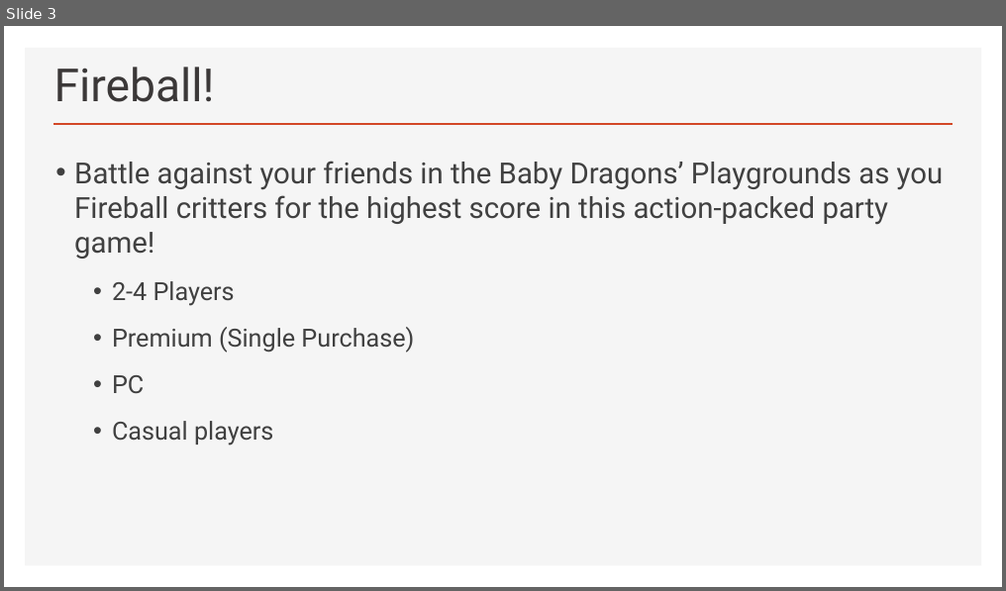
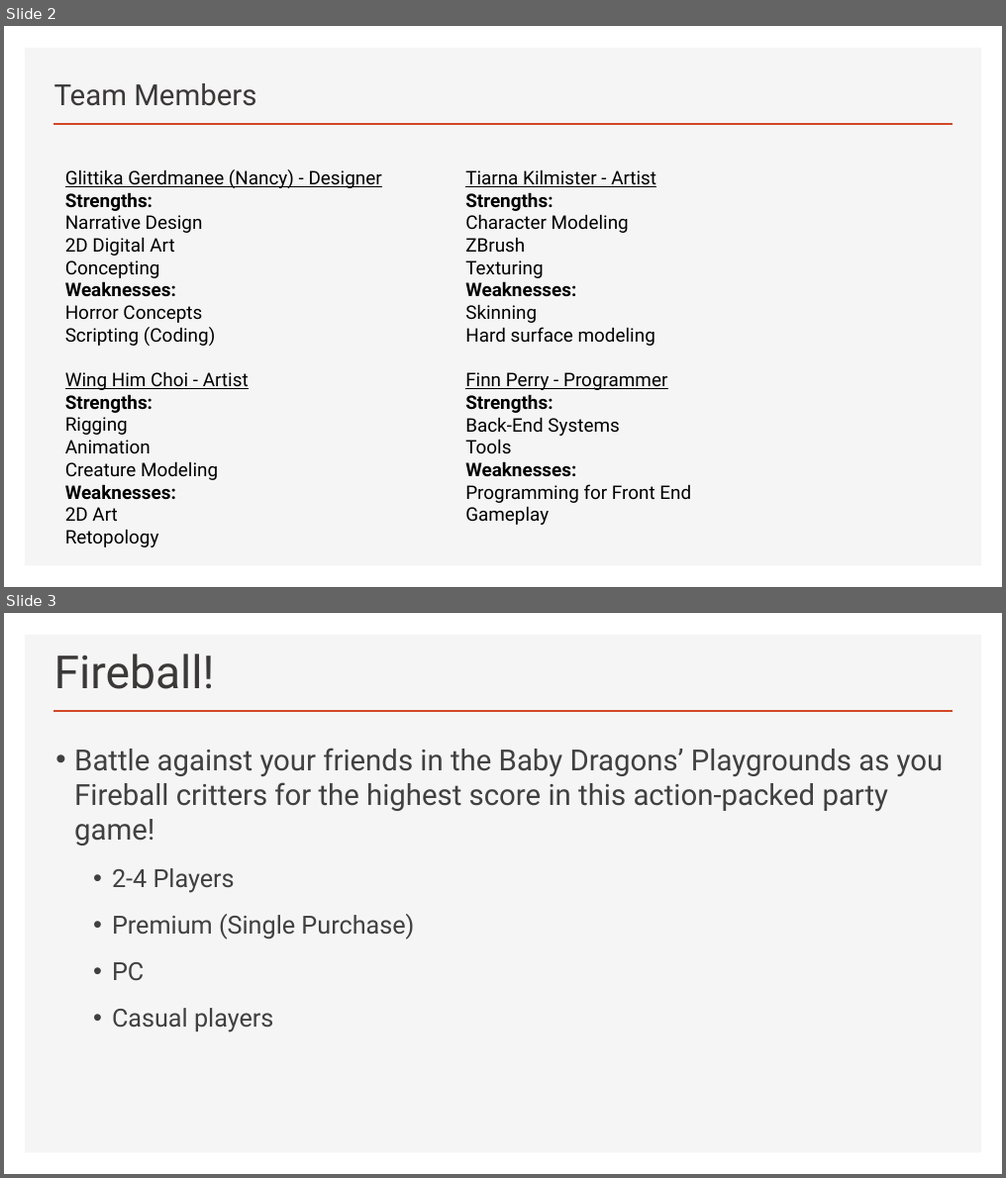
Before and after one commit to glittika-gerdmanee/1st-Year-Group-Major-Project, a slide deck: Documents/Fermata - Concepts for Client.pptx. Shown one above the other, each under a label of ours: slide 3 before the commit, slides 2 and 3 after it. The pictures are 1006x591 and 1006x1178 pixels, drawn with LibreOffice and Linux fonts; fonts in the diff are those of the drawing. Boxes give left, top, right and bottom in pixels: in the first picture for what was removed or moved away, otherwise in the second. Text is boxed around its words. In the diff, an @@ line names an element or a change of style, - is before the commit and + after.

Commit message:
Updated Concepts for Client

```diff
--- a/Documents/Fermata - Concepts for Client.pptx
+++ b/Documents/Fermata - Concepts for Client.pptx
@@ slide 2 added at (4, 26, 1002, 587), background #FFFFFF; not listed: 2 template elements that a slide beside it also shows @@
@@ title added at (54, 83, 256, 106), 28 pt, text #3B3838 @@
+Team Members
@@ text added at (65, 170, 382, 548), 18 pt, text #000000 @@
+Glittika Gerdmanee (Nancy) - Designer
+Strengths:
+Narrative Design
+2D Digital Art
+Concepting
+Weaknesses:
+Horror Concepts
+Scripting (Coding)
+Wing Him Choi - Artist
+Strengths:
+Rigging
+Animation
+Creature Modeling
+Weaknesses:
+2D Art
+Retopology
@@ text added at (465, 170, 691, 525), 18 pt, text #000000 @@
+Tiarna Kilmister - Artist
+Strengths:
+Character Modeling
+ZBrush
+Texturing
+Weaknesses:
+Skinning
+Hard surface modeling
+Finn Perry - Programmer
+Strengths:
+Back-End Systems
+Tools
+Weaknesses:
+Programming for Front End
+Gameplay
```
Also in this commit, not shown: 6 slides changed, 1 slide removed, 1 other file.
